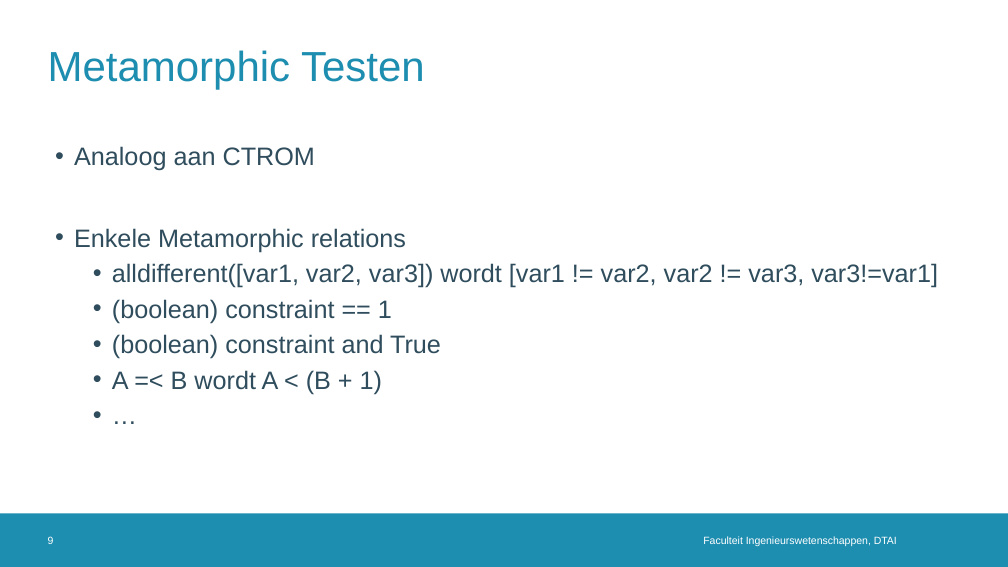
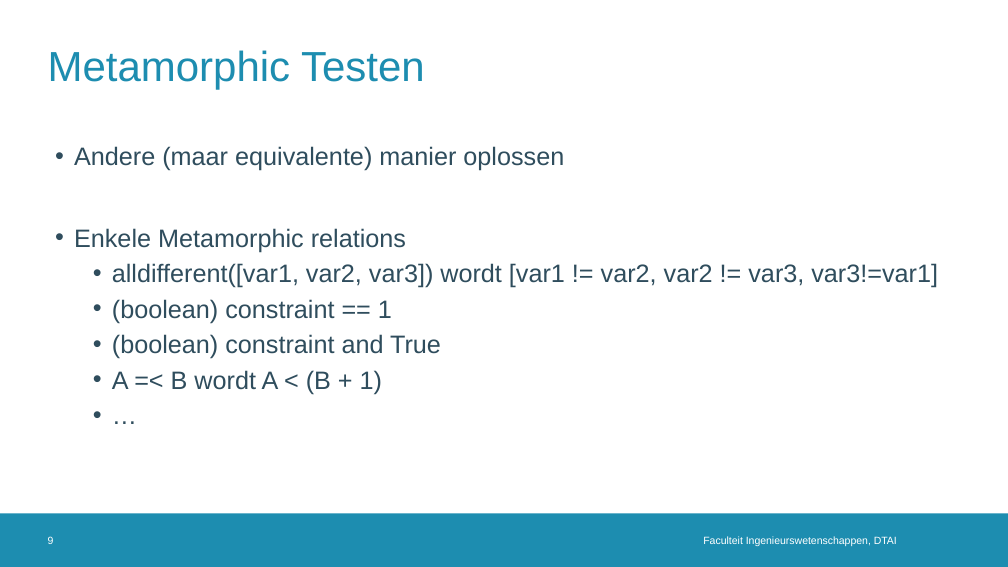
Before and after one commit to rubenkindt/Masterproef-paper-RubenKindt, a slide deck: slide 9 of Milestones/M3 december presentation/M3.pptx. Drawn at 1008x567 pixels with LibreOffice and Linux fonts; fonts in the diff are those of the drawing; background and template pictures are left out. Boxes give left, top, right and bottom in pixels: in the first picture for what was removed or moved away, otherwise in the second. Text is boxed around its words. In the diff, an @@ line names an element or a change of style, - is before the commit and + after.

```diff
--- a/Milestones/M3 december presentation/M3.pptx
+++ b/Milestones/M3 december presentation/M3.pptx
@@ text at (74, 146, 564, 171): text changed @@
-• Analoog aan CTROM
+• Andere (maar equivalente) manier oplossen
```
Also in this commit, not shown: 9 other slides changed, 7 slides added, 1 other file.
